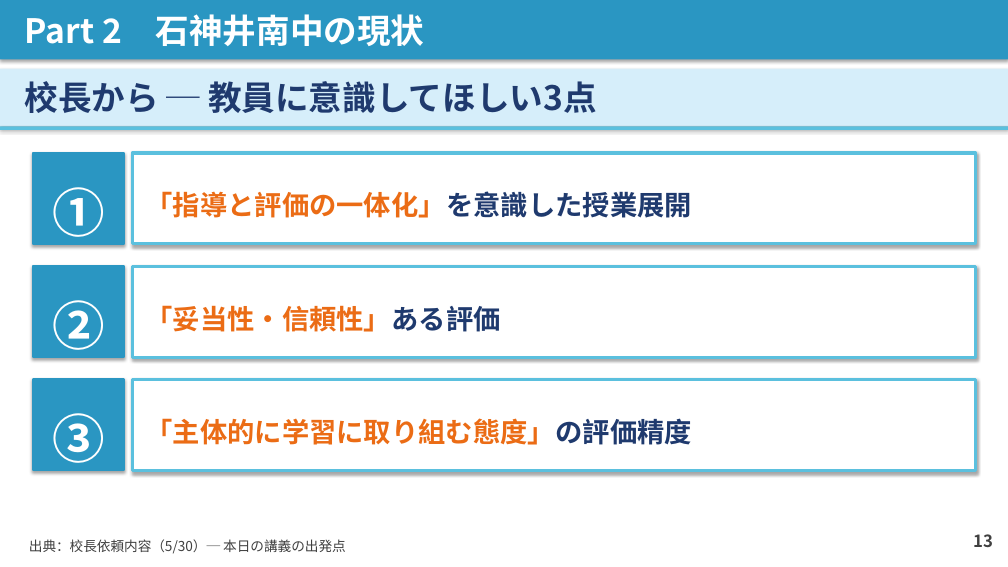
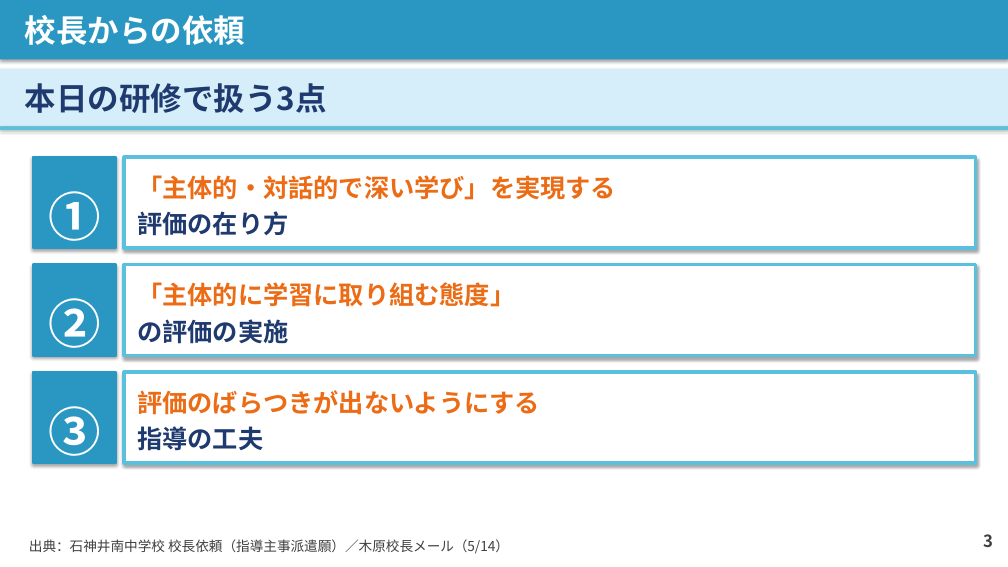
Before and after one commit to contynet730-star/con30, a slide deck: slide 3 of 講義スライド_石神井南中_20260603.pptx (slide 13 before the commit). Drawn at 1008x567 pixels with LibreOffice and Linux fonts; fonts in the diff are those of the drawing. Boxes give left, top, right and bottom in pixels: in the first picture for what was removed or moved away, otherwise in the second. Text is boxed around its words. In the diff, an @@ line names an element or a change of style, - is before the commit and + after.

```diff
--- a/講義スライド_石神井南中_20260603.pptx
+++ b/講義スライド_石神井南中_20260603.pptx
@@ text in rectangle at [25, 15, 245, 45]: text changed; size 32 to 30 pt @@
-Part 2 石神井南中の現状
+校長からの依頼
@@ text in rectangle at [25, 83, 327, 113]: text changed; size 32 to 30 pt @@
-校長から ─ 教員に意識してほしい3点
+本日の研修で扱う3点
@@ rectangle "①": place and size @@
-rectangle "①" at [33, 153, 124, 243]
+rectangle "①" at [33, 157, 116, 248]
@@ rectangle "「主体的・対話的で深い学び」を実現する": place and size @@
-rectangle "「主体的・対話的で深い学び」を実現する" at [132, 153, 975, 243]
+rectangle "「主体的・対話的で深い学び」を実現する" at [124, 157, 975, 248]
@@ text in rectangle at [137, 175, 616, 236]: text changed; size 26 to 24 pt @@
-「指導と評価の一体化」を意識した授業展開
+「主体的・対話的で深い学び」を実現する
+評価の在り方
@@ rectangle "②": place and size @@
-rectangle "②" at [33, 266, 124, 357]
+rectangle "②" at [33, 265, 116, 355]
@@ rectangle "「主体的に学習に取り組む態度」": place and size @@
-rectangle "「主体的に学習に取り組む態度」" at [132, 266, 975, 357]
+rectangle "「主体的に学習に取り組む態度」" at [124, 265, 975, 355]
@@ text in rectangle at [137, 282, 515, 344]: text changed; size 26 to 24 pt @@
-「妥当性・信頼性」ある評価
+「主体的に学習に取り組む態度」
+の評価の実施
@@ rectangle "③": place and size @@
-rectangle "③" at [33, 380, 124, 470]
+rectangle "③" at [33, 372, 116, 463]
@@ rectangle "評価のばらつきが出ないようにする": place and size @@
-rectangle "評価のばらつきが出ないようにする" at [132, 380, 975, 470]
+rectangle "評価のばらつきが出ないようにする" at [124, 372, 975, 463]
@@ text in rectangle at [137, 390, 540, 451]: text changed; size 26 to 24 pt @@
-「主体的に学習に取り組む態度」の評価精度
+評価のばらつきが出ないようにする
+指導の工夫
@@ text at [29, 539, 509, 554]: text changed @@
-出典：校長依頼内容（5/30）─ 本日の講義の出発点
+出典：石神井南中学校 校長依頼（指導主事派遣願）／木原校長メール（5/14）
@@ text at [983, 534, 993, 547]: text changed @@
-13
+3
```
Also in this commit, not shown: 16 other slides changed, 13 slides added, 13 slides removed, 1 other file.
